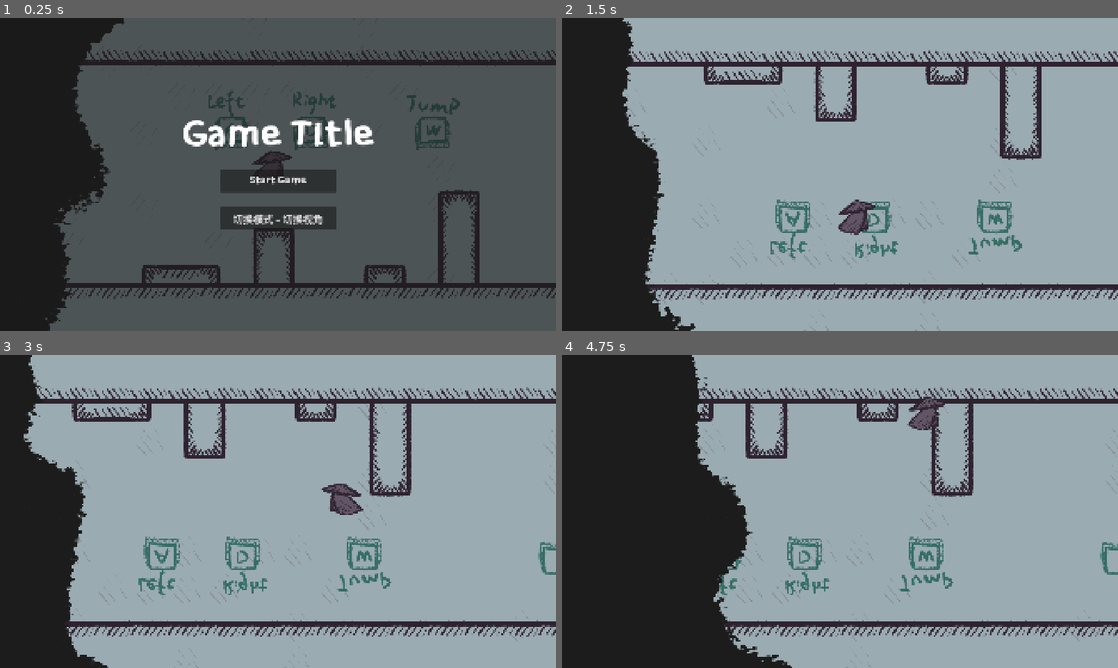
Above: before the commit, frames 1-4 (two rows, left to right).
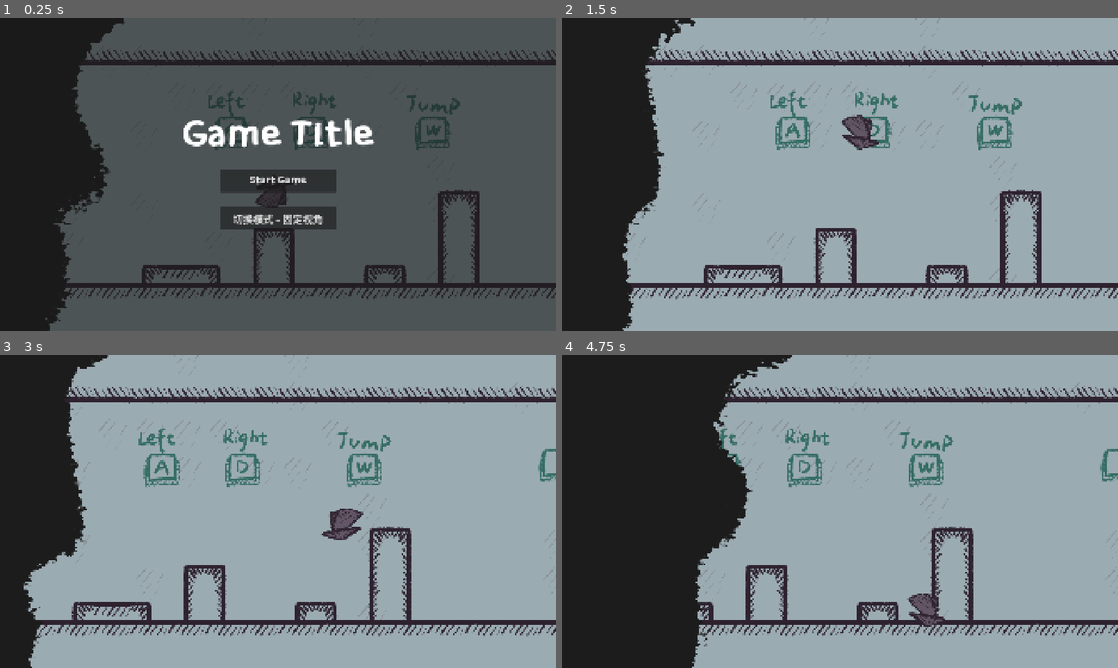
Above: after the commit, the same moments.

Repository: YiTongHu-SC/upside-down
Game: Godot game, scene res://scenes/main.tscn
Same seed, same stepped clock (60 frames per second), same inputs: the game is played once before the commit and once after it.
Inputs:
- Up to frame 1 (0.25 s): no input
- Up to frame 2 (1.5 s): click "Start Game" at 0.5 s; hold D (MOVE_RIGHT) from 1.28 s (still down); tap W (SWITCH) at 1.35 s
- Up to frame 3 (3 s): tap Space (JUMP) at 1.52, 2.27 s; tap W (SWITCH) at 2.1, 2.85 s; release D (MOVE_RIGHT) at 2.78 s; hold A (MOVE_LEFT) from 2.78 s (still down)
- Up to frame 4 (4.75 s): release A (MOVE_LEFT) at 3.53 s; hold D (MOVE_RIGHT) from 3.53 s (still down); tap W (SWITCH) at 3.6, 4.35 s; tap Space (JUMP) at 3.77, 4.52 s

The runs differ from the first frame. In frame 1, 0.5% of the frame differs, in the area x 45-55%, y 42-66%; in frame 2, 16%; in frame 3, 18%, in the area x 4-100%, y 0-100%; in frame 4, 15%.

Commit message:
feat(enemy): add new enemy and update level layout
- Add new Enemy2 sprite to the enemy node
- Update HeroSpawnAt position in main scene
- Initialize switch_view variable as false in game_data_global script

Diff:
--- a/nodes/enemy.tscn
+++ b/nodes/enemy.tscn
@@ -16,6 +16,11 @@
 material = ExtResource("2_j04cv")
 texture = ExtResource("3_cgypo")
 
+[node name="Enemy2" type="Sprite2D" parent="."]
+material = ExtResource("2_j04cv")
+position = Vector2(-1315.7, 0)
+texture = ExtResource("3_cgypo")
+
 [node name="CollisionPolygon2D" type="CollisionPolygon2D" parent="."]
 position = Vector2(-56.5671, -282.511)
 scale = Vector2(1.01672, 1)
--- a/scenes/main.tscn
+++ b/scenes/main.tscn
@@ -44,7 +44,7 @@
 [node name="HeroSocket" type="Node2D" parent="."]
 
 [node name="HeroSpawnAt" type="Node2D" parent="HeroSocket"]
-position = Vector2(1017, 550)
+position = Vector2(1029, 635)
 
 [node name="Enemy" parent="." instance=ExtResource("4_tbgi4")]
 position = Vector2(-455, 569)
--- a/scripts/game_data_global.gd
+++ b/scripts/game_data_global.gd
@@ -5,7 +5,7 @@
 signal on_upside_down
 
 @onready var game_paused = true
-@onready var switch_view: bool = true
+@onready var switch_view: bool = false
 
 func change_mode():
 	switch_view = !switch_view
